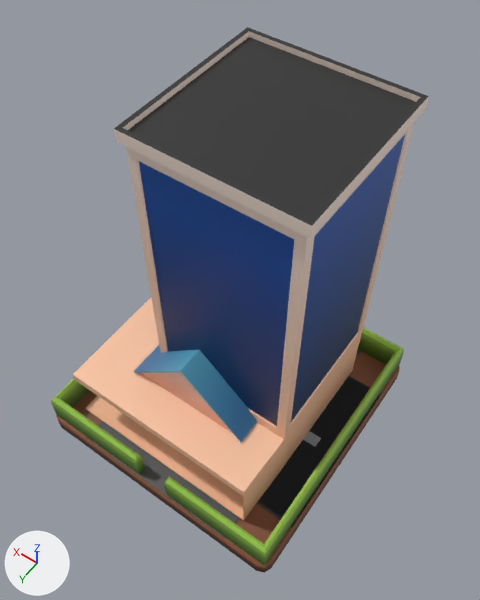
An edit to the Blender file Blender/Tiles.blend, drawn before and after from the same camera.
One viewpoint serves both versions: a camera (50 mm lens) standing at (-0.799, 1.068, 2.27) and looking at (-0.035, -0.003, 0.588). Lighting does not change. The marker at lower left points along +X, +Y and +Z.

Objects in the first picture: 'House', 'Road Cross', 'Road Curve', 'Road Straight', 'Road T', 'Skyscraper', 'Tile'.
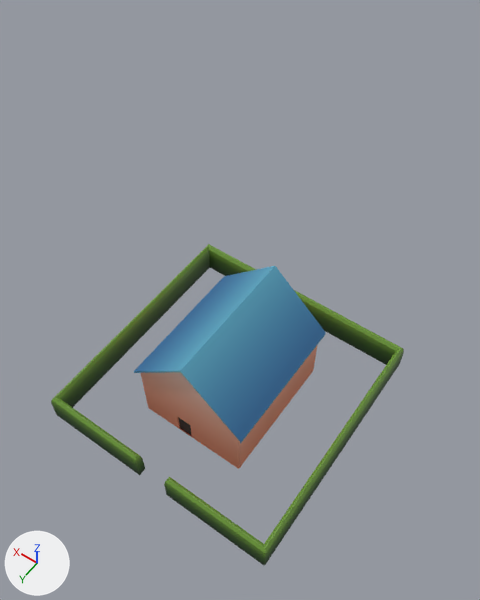
Where the change shows, as pixel boxes [x1, y1, x2, y2] in the pictures (480 x 600 px):
'Skyscraper', hidden: before [73, 27, 429, 520]
'Tile', hidden (brown): before [56, 351, 400, 573]
'Road Cross', hidden: before [87, 350, 380, 539]
'Road Straight', hidden (black): before [259, 376, 381, 523]
'Road Curve', hidden (black): before [258, 349, 381, 525]
'Road T', hidden: before [258, 350, 359, 511]
part 1 of me_cube, surface changed (brown): before [56, 351, 400, 568]
part 2 of me_cube_002, surface changed: before [51, 327, 404, 566]; after [51, 244, 404, 566]

The change, as a list of edits to the scene's bpy script:
```text
Change me_cube:
    where me_cube.from_pydata(...)  # 48 vertices, 38 faces; spans x -0.493..0.493, y -0.493..0.493, z -0.071..-0.004
    used by ob_tile; location = (0.0, 0.0, 0.0)
    me_cube part 1: texture (UV) coordinates of 13 of 38 faces, centred in x -0.49..0.49, y -0.49..0.49, z -0.007..-0.004, changed; they spanned u 0.82..0.82, v 0.48..0.49 and now span u 0.81..0.81, v 0.81..0.82
Change me_cube_002:
    where me_cube_002.from_pydata(...)  # 141 vertices, 136 faces; spans x -0.479..0.479, y -0.485..0.481, z -0.003..0.482
    used by ob_house; location = (0.0, 0.0, 0.0)
    me_cube_002 part 2: texture (UV) coordinates of 78 of 136 faces, centred in x -0.479..0.479, y -0.485..0.481, z -0.003..0.12, changed; they spanned u 0.78..0.85, v 0.79..0.83 and now span u 0.78..0.85, v 0.77..0.81
Change ob_tile:
    add ob_tile.hide_set(True)
Change ob_road_straight:
    add ob_road_straight.hide_set(True)
Change ob_road_cross:
    add ob_road_cross.hide_set(True)
Change ob_road_curve:
    add ob_road_curve.hide_set(True)
Change ob_road_t:
    add ob_road_t.hide_set(True)
Change ob_skyscraper:
    add ob_skyscraper.hide_set(True)
```
